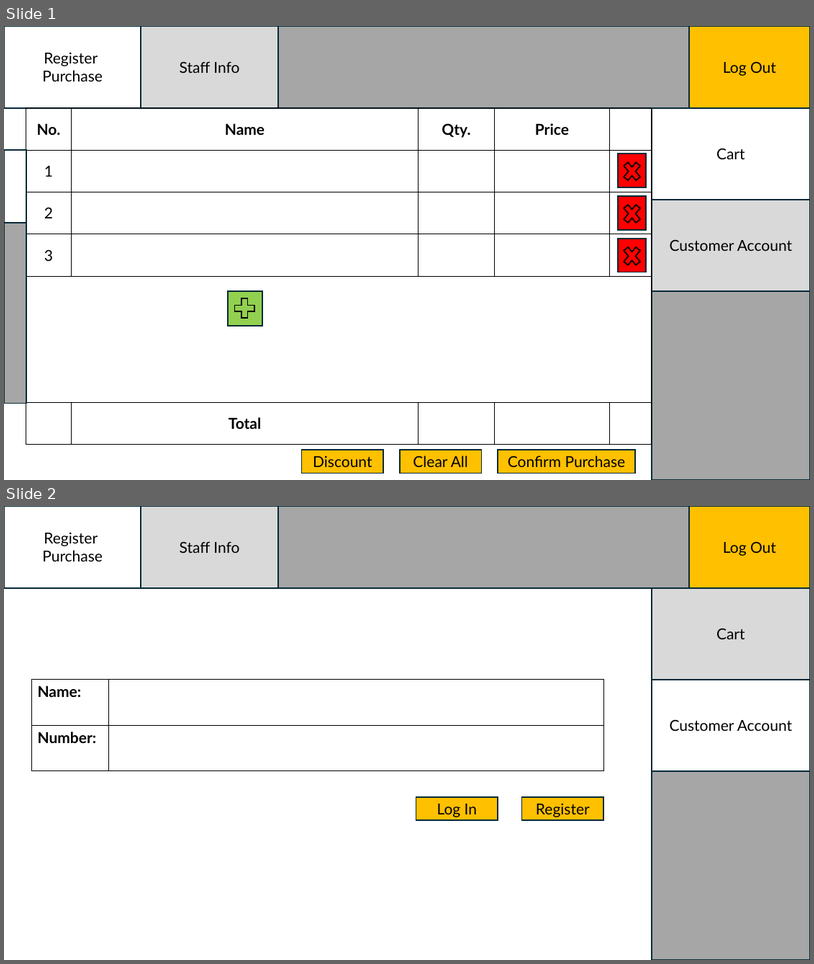
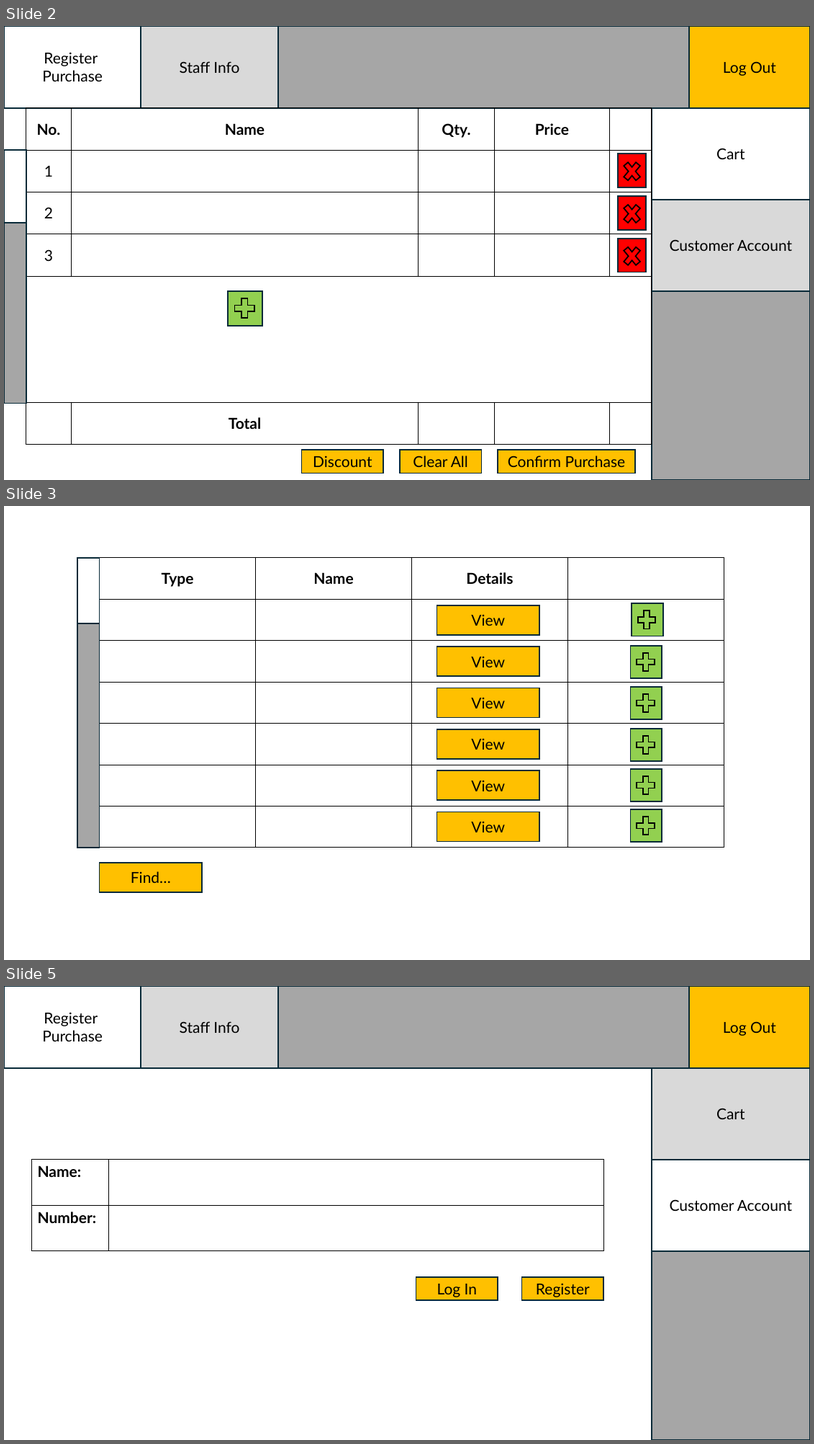
Before and after one commit to EspiMKII/HUST-Media-Store, a slide deck: docs/UIs/UI designs.pptx. Shown one above the other, each under a label of ours: slides 1 and 2 before the commit, slides 2, 3 and 5 after it; the slides between them are not shown. The pictures are 814x964 and 814x1444 pixels, drawn with LibreOffice and Linux fonts; fonts in the diff are those of the drawing. Boxes give left, top, right and bottom in pixels: in the first picture for what was removed or moved away, otherwise in the second. Text is boxed around its words. In the diff, an @@ line names an element or a change of style, - is before the commit and + after.

```diff
--- a/docs/UIs/UI designs.pptx
+++ b/docs/UIs/UI designs.pptx
@@ slide 3 added at (4, 506, 810, 960), background #FFFFFF @@
@@ rectangle added at (77, 558, 100, 848), fill #A6A6A6, outline #092A39 1.5 pt @@
@@ rectangle added at (77, 558, 100, 624), fill #FFFFFF, outline #092A39 1.5 pt @@
@@ table added at (100, 558, 724, 848), 7 rows, 4 columns @@
+Type | Name | Details | 
+ |  |  | 
+ |  |  | 
+ |  |  | 
+ |  |  | 
+ |  |  | 
+ |  |  | 
@@ rectangle added at (437, 605, 540, 635), fill #FFC000, outline #092A39 1.5 pt, 18 pt, text #000000 @@
+View
@@ rectangle added at (632, 603, 664, 636), fill #92D050, outline #092A39 1.5 pt @@
@@ plus sign added at (635, 607, 659, 632), fill #92D050, outline #000000 1.5 pt @@
@@ rectangle added at (437, 646, 540, 676), fill #FFC000, outline #092A39 1.5 pt, 18 pt, text #000000 @@
+View
@@ rectangle added at (630, 646, 662, 678), fill #92D050, outline #092A39 1.5 pt @@
@@ plus sign added at (634, 649, 658, 674), fill #92D050, outline #000000 1.5 pt @@
@@ rectangle added at (437, 688, 540, 718), fill #FFC000, outline #092A39 1.5 pt, 18 pt, text #000000 @@
+View
@@ rectangle added at (630, 686, 662, 719), fill #92D050, outline #092A39 1.5 pt @@
@@ plus sign added at (634, 690, 658, 716), fill #92D050, outline #000000 1.5 pt @@
@@ rectangle added at (437, 729, 540, 759), fill #FFC000, outline #092A39 1.5 pt, 18 pt, text #000000 @@
+View
@@ rectangle added at (630, 728, 662, 762), fill #92D050, outline #092A39 1.5 pt @@
@@ plus sign added at (634, 732, 658, 757), fill #92D050, outline #000000 1.5 pt @@
@@ rectangle added at (437, 770, 540, 800), fill #FFC000, outline #092A39 1.5 pt, 18 pt, text #000000 @@
+View
@@ rectangle added at (630, 769, 662, 801), fill #92D050, outline #092A39 1.5 pt @@
@@ plus sign added at (634, 773, 658, 798), fill #92D050, outline #000000 1.5 pt @@
@@ rectangle added at (437, 811, 540, 841), fill #FFC000, outline #092A39 1.5 pt, 18 pt, text #000000 @@
+View
@@ rectangle added at (630, 809, 662, 842), fill #92D050, outline #092A39 1.5 pt @@
@@ plus sign added at (634, 813, 658, 838), fill #92D050, outline #000000 1.5 pt @@
@@ rectangle added at (100, 862, 203, 892), fill #FFC000, outline #092A39 1.5 pt, 18 pt, text #000000 @@
+Find…
@@ what was slide 1 is now slide 2 @@
@@ what was slide 2 is now slide 5 @@
```
Also in this commit, not shown: 1 slide changed, 3 other slides added, 11 other files.
